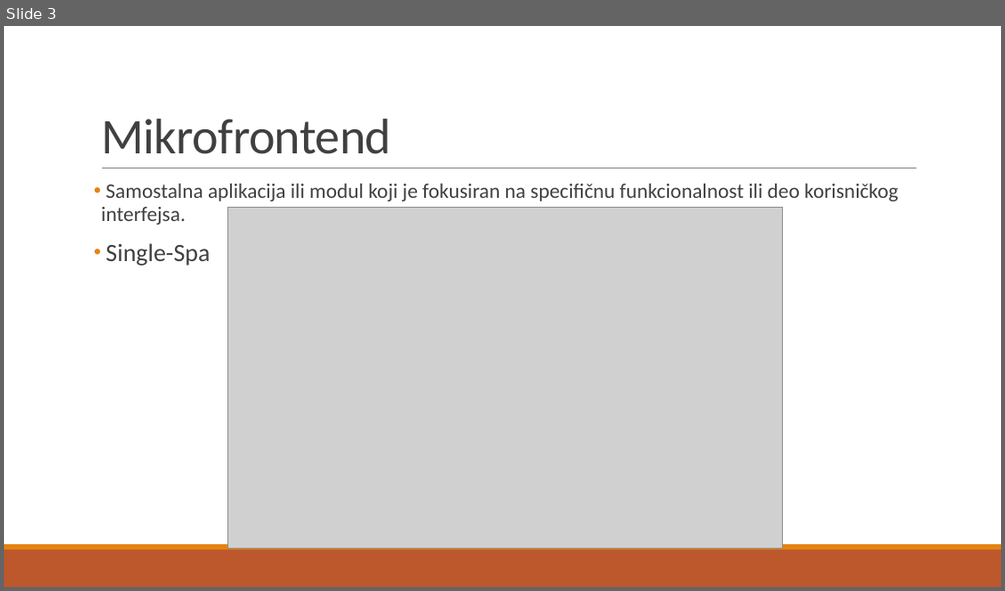
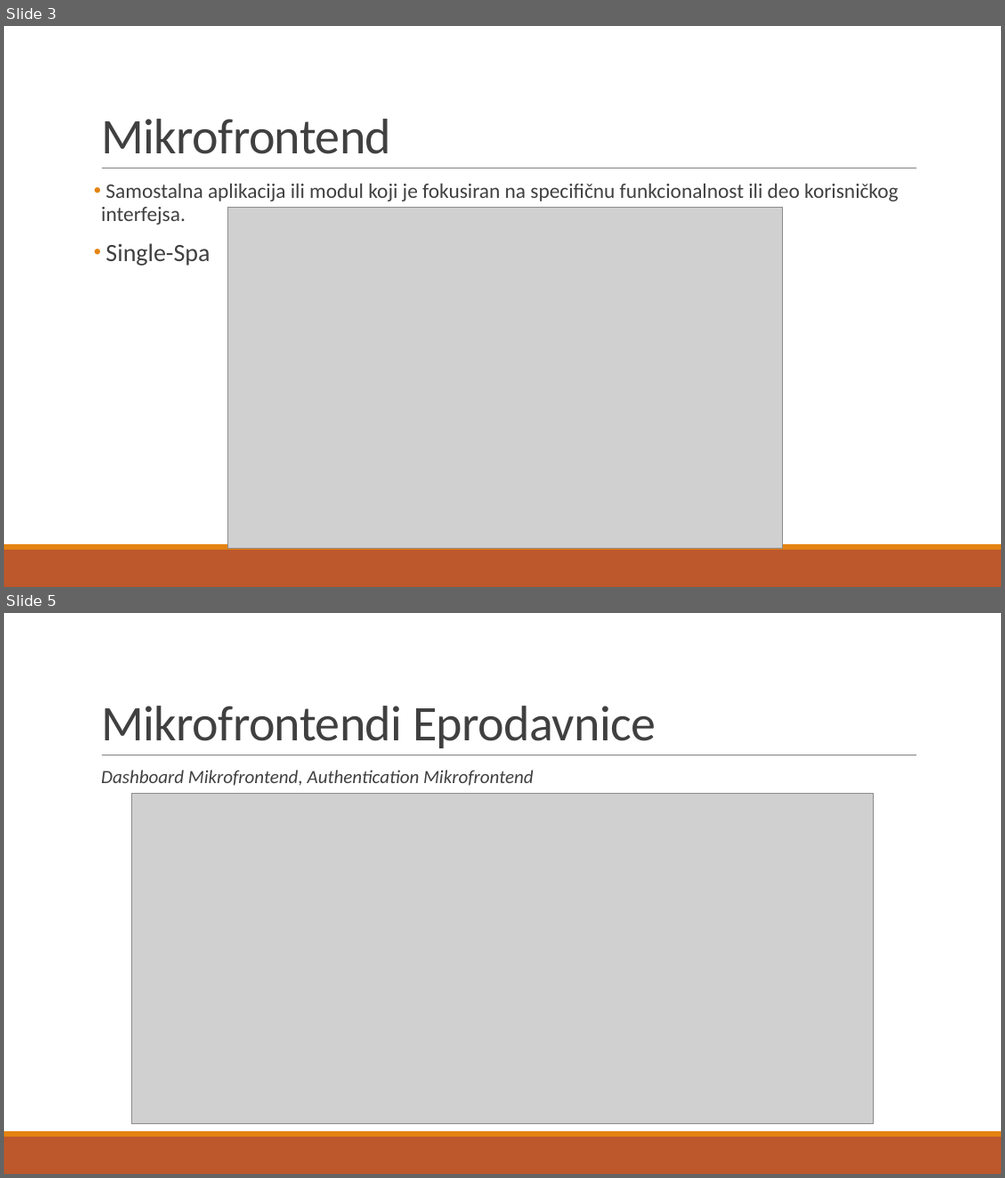
Before and after one commit to JovanCorilic/Diplomski-rad, a slide deck: Diplomski rad.pptx. Shown one above the other, each under a label of ours: slide 3 before the commit, slides 3 and 5 after it; the slides between them are not shown. The pictures are 1005x591 and 1005x1178 pixels, drawn with LibreOffice and Linux fonts; fonts in the diff are those of the drawing; grey boxes stand for pictures. Boxes give left, top, right and bottom in pixels: in the first picture for what was removed or moved away, otherwise in the second. Text is boxed around its words. In the diff, an @@ line names an element or a change of style, - is before the commit and + after.

Commit message:
postavljeno za svih 7 mikrofrontenda slajdovi

```diff
--- a/Diplomski rad.pptx
+++ b/Diplomski rad.pptx
@@ slide 5 added at (x1=4, y1=613, x2=1001, y2=1174), background #FFFFFF; not listed: 3 template elements that a slide beside it also shows @@
@@ title added at (x1=101, y1=706, x2=655, y2=748), 48 pt, text #404040 @@
+Mikrofrontendi Eprodavnice
@@ text added at (x1=101, y1=770, x2=534, y2=786), 18 pt, text #404040, italic @@
+  Dashboard Mikrofrontend, Authentication Mikrofrontend
@@ picture added at (x1=132, y1=793, x2=874, y2=1124) @@
```
Also in this commit, not shown: 1 slide changed, 4 other slides added, 2 other files.
